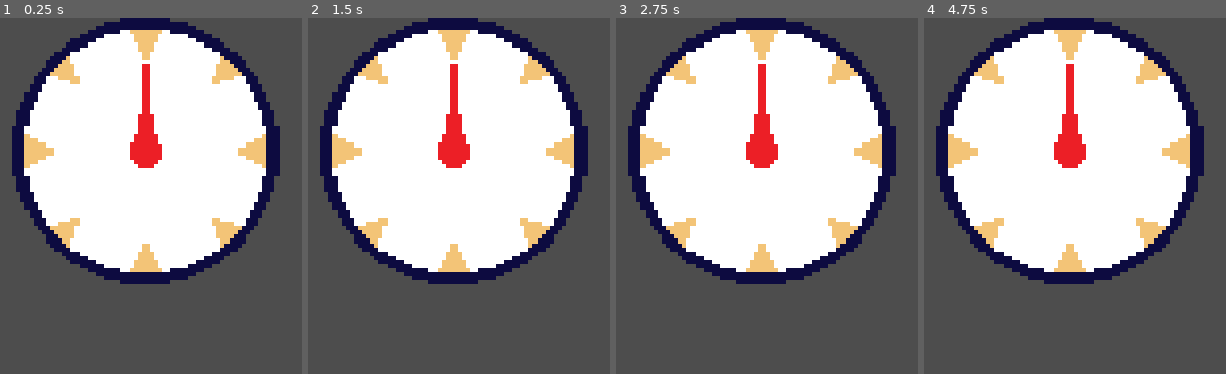
Above: before the commit, frames 1-4 (left to right).
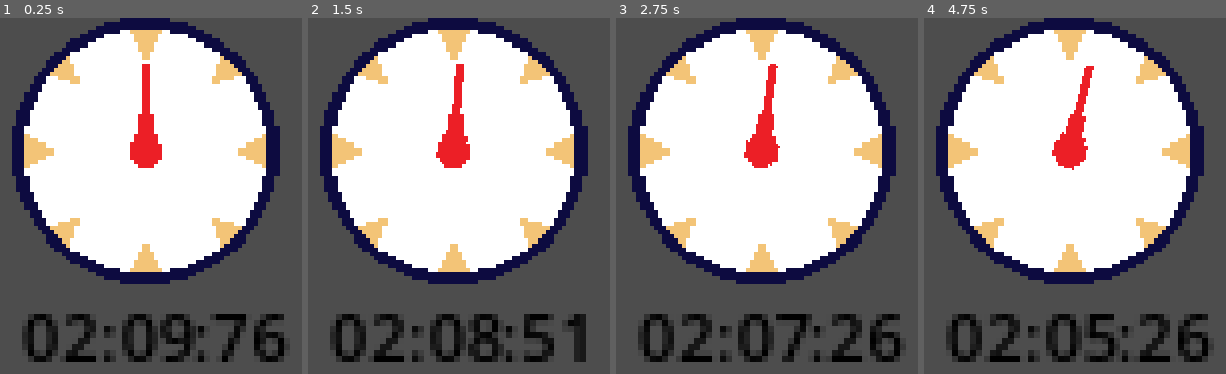
Above: after the commit, the same moments.

Repository: dicemaster5/Summon2Scale
Game: Godot game, scene res://scenes/countdowntimer.tscn
Same seed, same stepped clock (60 frames per second), same inputs: the game is played once before the commit and once after it. This scene is started directly instead of the project's main scene.
Inputs:
- Up to frame 1 (0.25 s): no input
- Up to frame 2 (1.5 s): hold Shift (run) 0.53-1.28 s; hold D (move_right) from 0.53 s (still down); tap Space (jump) at 0.77 s; tap Shift (run) at 1.35 s
- Up to frame 3 (2.75 s): tap Space (jump) at 1.52 s; release D (move_right) at 2.03 s; hold A (move_left) from 2.03 s (still down); hold Shift (run) from 2.03 s (still down)
- Up to frame 4 (4.75 s): release A (move_left) at 2.78 s; release Shift (run) at 2.78 s; hold D (move_right) 2.78-4.28 s; tap Shift (run) at 2.85, 4.35 s; tap Space (jump) at 3.02, 3.77, 4.52 s; hold Shift (run) 3.53-4.28 s; hold A (move_left) from 4.28 s (still down)

The runs differ from the first frame. In frame 1, 5.6% of the frame differs, in the area x 7-95%, y 83-97%; in frame 2, 6.1%; in frame 3, 6.3%; in frame 4, 6.7%, in the area x 7-95%, y 12-97%.
Error before the commit: Parse Error: Identifier "ff0000" not declared in the current scope. (res://systems/Timer.gd:21)

Commit message:
Fixed the Red Color change of the timer

Diff:
--- a/scenes/countdowntimer.tscn
+++ b/scenes/countdowntimer.tscn
@@ -17,7 +17,7 @@
 watch_hand = NodePath("TextureRect/WatchHand")
 
 [node name="Timer" type="Timer" parent="."]
-wait_time = 180.0
+wait_time = 130.0
 one_shot = true
 autostart = true
 
--- a/systems/Timer.gd
+++ b/systems/Timer.gd
@@ -18,15 +18,12 @@
 	var centiseconds = 100*timer.time_left-((minutes*60)*100)-(seconds*100)
 
 	if minutes < 2:
-		label.font_color = ff0000
-
+		label.add_theme_color_override("font_color", Color(1,0,0))
 
 	label.text = "%02d:%02d:%02d" % [minutes, seconds, centiseconds]
 
 	watch_hand.rotation_degrees = -360 * timer.time_left/timer.wait_time
 
 
-
-
 func start_timer() -> void:
 	timer.start()
